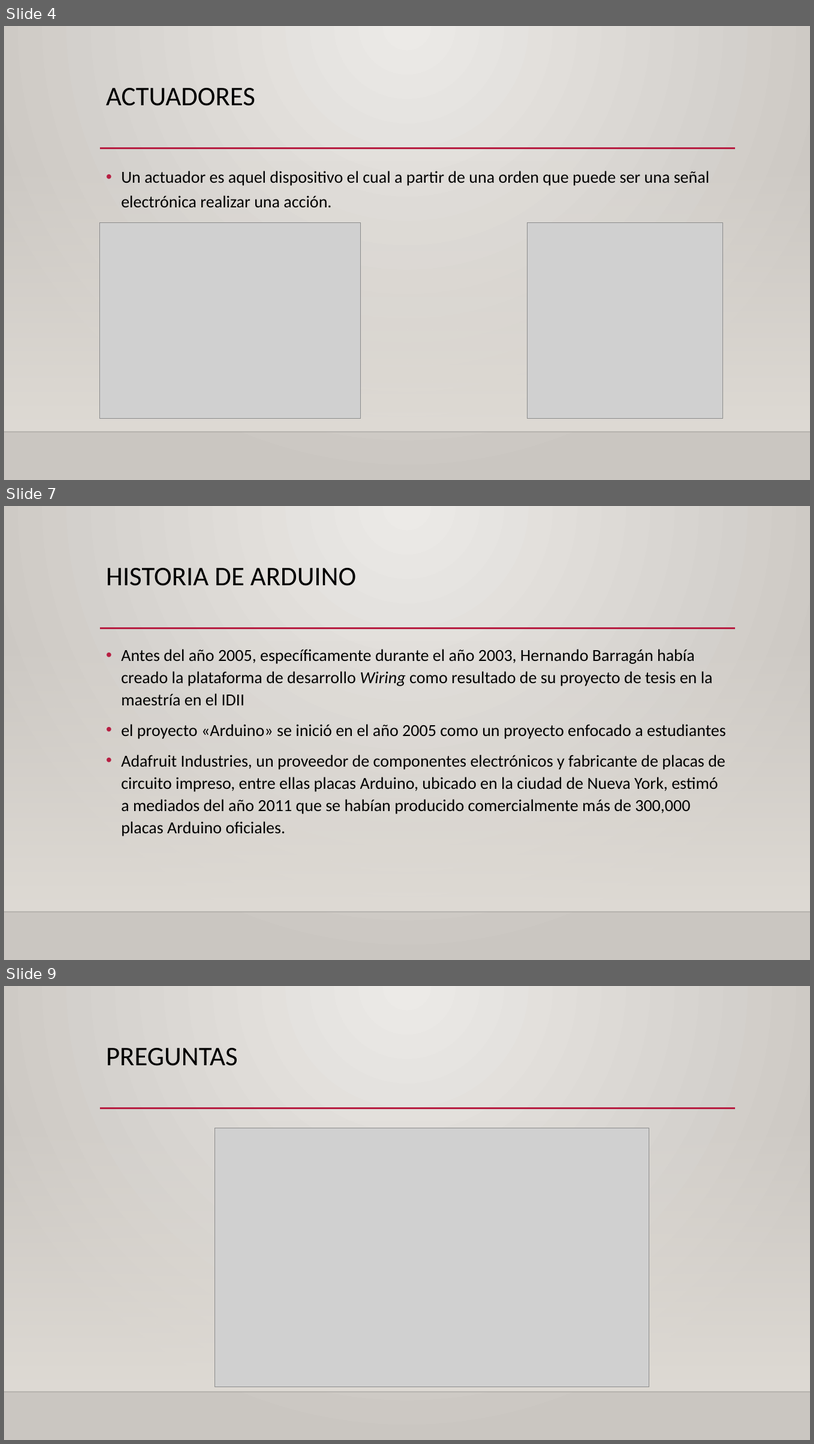
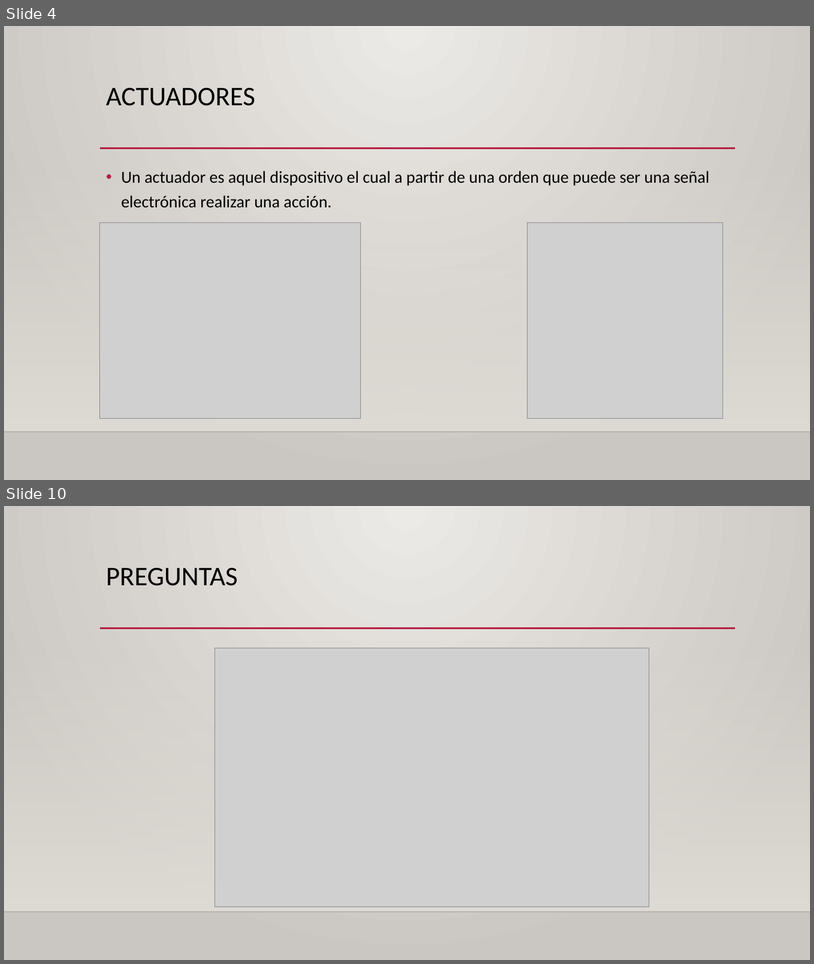
Before and after one commit to miguel5612/01_Curso_Arduino_2019_0_A_100, a slide deck: 02_Viernes30_08_2019/Clase_3.pptx. Shown one above the other, each under a label of ours: slides 4, 7 and 9 before the commit, slides 4 and 10 after it; the slides between them are not shown. The pictures are 814x1444 and 814x964 pixels, drawn with LibreOffice and Linux fonts; fonts in the diff are those of the drawing; grey boxes stand for pictures; background and template pictures are left out. Boxes give left, top, right and bottom in pixels: in the first picture for what was removed or moved away, otherwise in the second. Text is boxed around its words. In the diff, an @@ line names an element or a change of style, - is before the commit and + after.

```diff
--- a/02_Viernes30_08_2019/Clase_3.pptx
+++ b/02_Viernes30_08_2019/Clase_3.pptx
@@ slide 7 removed at [4,506,810,960], background gradient #ECEAE7 to #CAC7C1; not listed: 3 template elements that a slide beside it also shows @@
@@ title removed at [106,568,356,586] @@
-HISTORIA DE ARDUINO
@@ text removed at [121,649,726,836] @@
-• Antes del año 2005, específicamente durante el año 2003, Hernando Barragán había creado la plataforma de desarrollo Wiring como resultado de su proyecto de tesis en la maestría en el IDII
-• el proyecto «Arduino» se inició en el año 2005 como un proyecto enfocado a estudiantes
-• Adafruit Industries, un proveedor de componentes electrónicos y fabricante de placas de circuito impreso, entre ellas placas Arduino, ubicado en la ciudad de Nueva York, estimó a mediados del año 2011 que se habían producido comercialmente más de 300,000 placas Arduino oficiales.
@@ what was slide 9 is now slide 10 @@
```
Also in this commit, not shown: 2 slides changed, 4 slides added, 2 other slides removed, 12 other files.
